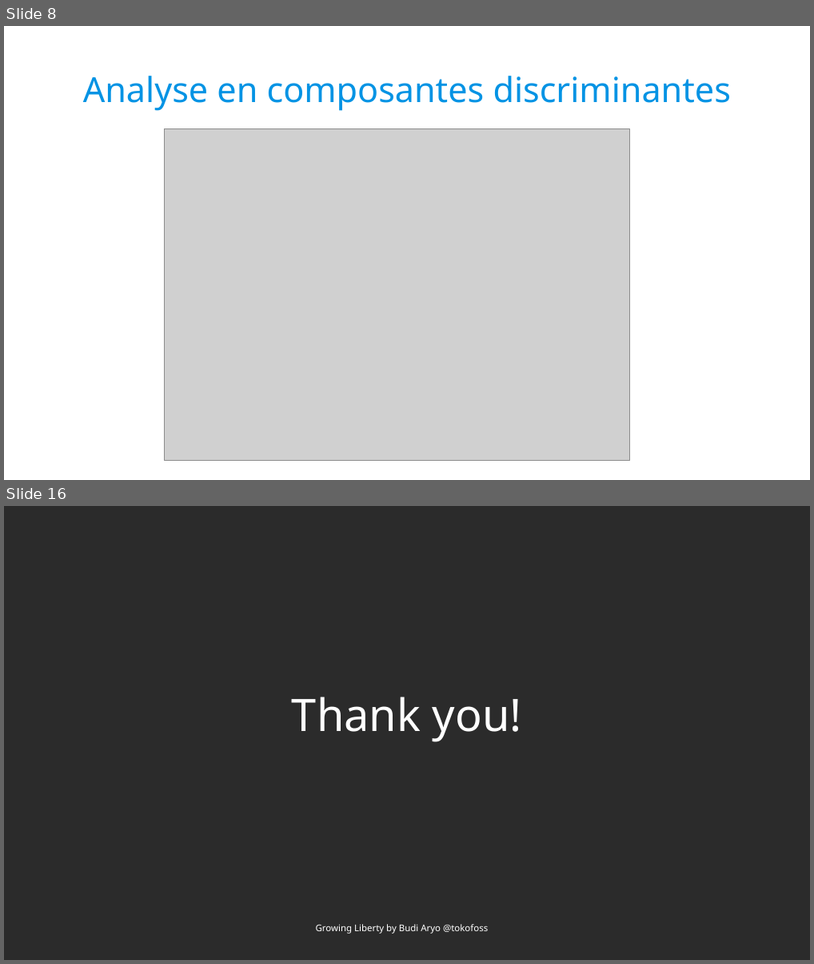
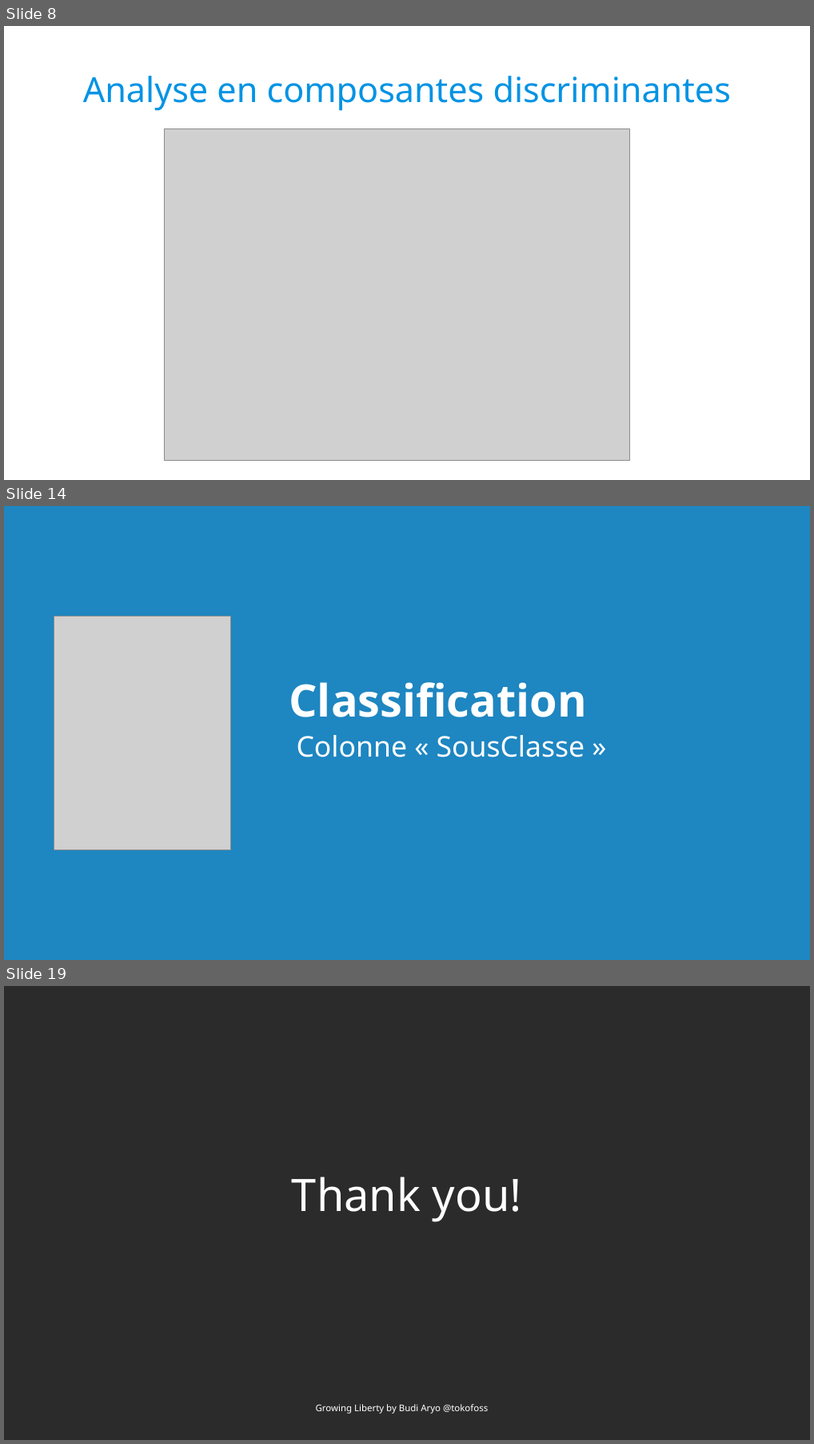
Before and after one commit to Polytech-E2I/data-processing, a slide deck: Projet3/report/report.odp. Shown one above the other, each under a label of ours: slides 8 and 16 before the commit, slides 8, 14 and 19 after it; the slides between them are not shown. The pictures are 814x964 and 814x1444 pixels, drawn with LibreOffice and Linux fonts; fonts in the diff are those of the drawing; grey boxes stand for pictures; background and template pictures are left out; a plain dark background stands for a picture behind light text. Boxes give left, top, right and bottom in pixels: in the first picture for what was removed or moved away, otherwise in the second. Text is boxed around its words. In the diff, an @@ line names an element or a change of style, - is before the commit and + after.

```diff
--- a/Projet3/report/report.odp
+++ b/Projet3/report/report.odp
@@ slide 14 added at <box>4,506,810,960</box>, background #1E86C1 @@
@@ picture added at <box>54,616,231,850</box> @@
@@ text added at <box>289,682,587,717</box>, 44 pt, text #FFFFFF, bold @@
+Classification
@@ text added at <box>297,735,586,757</box>, 28 pt, text #FFFFFF @@
+Colonne « SousClasse »
@@ what was slide 16 is now slide 19 @@
```
Also in this commit, not shown: 1 slide changed, 11 other slides added, 9 slides removed, 2 other files.
